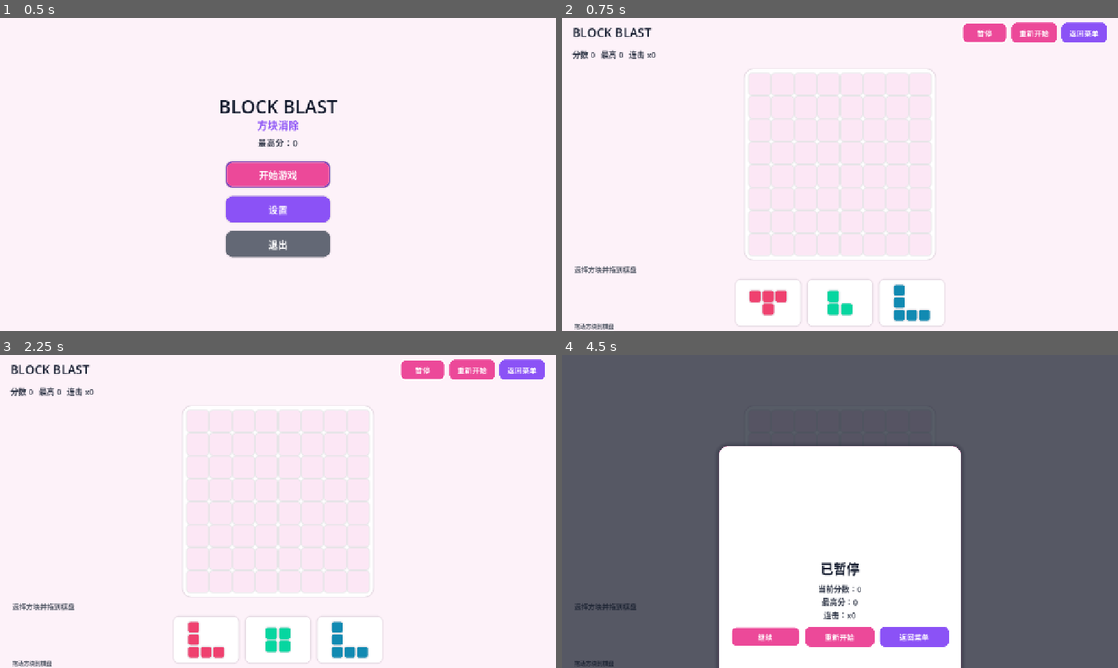
Above: before the commit, frames 1-4 (two rows, left to right).
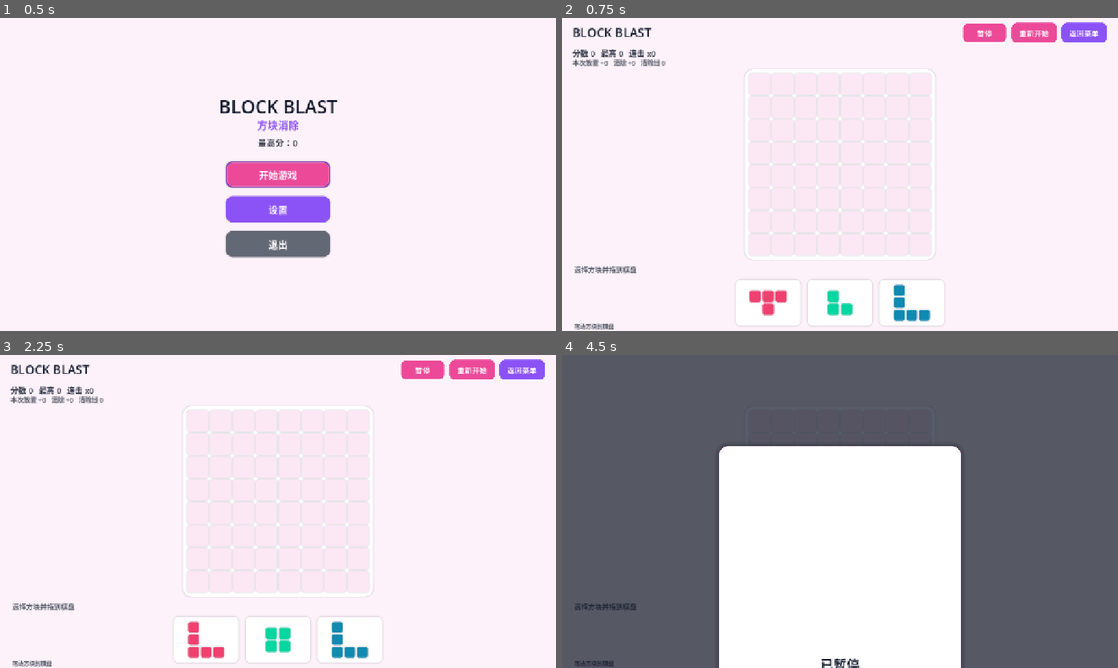
Above: after the commit, the same moments.

Repository: caiyipeng2/Block
Game: Godot game, scene res://scenes/main.tscn
Two runs of this game, one before a commit and one after it. Both use one fixed random seed, a clock stepped at 60 frames per second and the inputs below.
Inputs:
- Up to frame 1 (0.5 s): no input
- Up to frame 2 (0.75 s): click "开始游戏" at 0.5 s
- Up to frame 3 (2.25 s): click "重新开始" at 1.25 s; click "确定重新开始" at 2 s
- Up to frame 4 (4.5 s): click "重新开始" at 2.75 s; click "确定重新开始" at 3.5 s; click "暂停" at 4.25 s

Frame 1 is identical in both runs. In frame 2, 0.5% of the frame differs, in the area x 1-19%, y 10-16%; in frame 3, 0.5%; in frame 4, 3.0%, in the area x 30-70%, y 66-100%.

Commit message:
Fix placement scoring and show score breakdown

Diff:
--- a/scripts/main.gd
+++ b/scripts/main.gd
@@ -184,7 +184,13 @@
 		last_gain = int(result.get("gained", 0))
 		var cleared_lines := int(result["clear"]["rows"]) + int(result["clear"]["columns"])
 		_play_feedback("clear" if cleared_lines > 0 else "place")
-		status_text = "清除 %d 行/列   +%d 分   连击 x%d" % [cleared_lines, last_gain, int(result.get("combo", 0))]
+		status_text = "放置 +%d   清除 +%d   合计 +%d   清除 %d 行/列   连击 x%d" % [
+			int(result.get("placement_points", 0)),
+			int(result.get("clear_points", 0)),
+			last_gain,
+			cleared_lines,
+			int(result.get("combo", 0)),
+		]
 		if game.scoring.score > int(save_data.get("high_score", 0)):
 			new_record = true
 			_save_high_score()
@@ -562,7 +568,18 @@
 				mode = "paused" if paused else "playing"
 		var stats: Dictionary = {}
 		if game != null:
-			stats = {"score": game.scoring.score, "high_score": _display_high_score(), "combo": game.scoring.combo, "total_cleared_lines": game.total_cleared_lines, "round_index": game.round_index, "new_record": new_record, "input_locked": input_locked}
+			stats = {
+				"score": game.scoring.score,
+				"high_score": _display_high_score(),
+				"combo": game.scoring.combo,
+				"total_cleared_lines": game.total_cleared_lines,
+				"round_index": game.round_index,
+				"placement_points": game.last_placement_points,
+				"clear_points": game.last_clear_points,
+				"clear_lines": game.last_clear_lines,
+				"new_record": new_record,
+				"input_locked": input_locked,
+			}
 		gameplay_ui.set_mode(mode, stats)
 	var preview_button: Button = settings_controls.get_node("PreviewSoundButton")
 	preview_button.disabled = not bool(save_data.get("sound_enabled", false))
--- a/scripts/rules/game_state.gd
+++ b/scripts/rules/game_state.gd
@@ -15,6 +15,10 @@
 var total_cleared_cells: int = 0
 var total_moves: int = 0
 var generation_diagnostics: Dictionary = {}
+## Breakdown of the most recent legal placement. Invalid moves do not overwrite it.
+var last_placement_points: int = 0
+var last_clear_points: int = 0
+var last_clear_lines: int = 0
 
 func _init(initial_seed: int = 0, board_size: int = 8, config: GameRulesConfig = null) -> void:
 	rules_config = config if config != null else GameRulesConfig.new()
@@ -39,17 +43,23 @@
 
 func place_piece(piece_index: int, origin: Vector2i, color_id: int = 0) -> Dictionary:
 	if status != Status.PLAYING or piece_index < 0 or piece_index >= remaining_pieces.size():
-		return {"ok": false, "reason": "unavailable"}
+		return _invalid_move_result("unavailable")
 	var piece := remaining_pieces[piece_index]
 	if not board.can_place(piece, origin):
-		return {"ok": false, "reason": "illegal"}
+		return _invalid_move_result("illegal")
 	var placed_cells: Array[Vector2i] = []
 	for local_cell in piece.cells:
 		placed_cells.append(origin + local_cell)
 	board.place(piece, origin, color_id)
 	var clear_result := board.clear_full_lines()
 	var cleared_lines: int = clear_result["rows"] + clear_result["columns"]
-	var gained: int = scoring.apply_clear(clear_result["cells"].size(), cleared_lines)
+	var scoring_result := scoring.apply_move(placed_cells.size(), clear_result["cells"].size(), cleared_lines)
+	var placement_points: int = scoring_result["placement_points"]
+	var clear_points: int = scoring_result["clear_points"]
+	var gained: int = scoring_result["gained"]
+	last_placement_points = placement_points
+	last_clear_points = clear_points
+	last_clear_lines = cleared_lines
 	total_cleared_lines += cleared_lines
 	total_placed_cells += placed_cells.size()
 	total_cleared_cells += clear_result["cells"].size()
@@ -68,9 +78,14 @@
 	return {
 		"ok": true,
 		"clear": clear_result,
+		"placement_points": placement_points,
+		"clear_points": clear_points,
+		"last_placement_points": last_placement_points,
+		"last_clear_points": last_clear_points,
+		"last_clear_lines": last_clear_lines,
 		"gained": gained,
-		"score": scoring.score,
-		"combo": scoring.combo,
+		"score": scoring_result["score"],
+		"combo": scoring_result["combo"],
 		"round_index": round_index,
 		"total_cleared_lines": total_cleared_lines,
 		"total_placed_cells": total_placed_cells,
@@ -83,5 +98,19 @@
 		"status": status
 	}
 
+func _invalid_move_result(reason: String) -> Dictionary:
+	return {
+		"ok": false,
+		"reason": reason,
+		"placement_points": 0,
+		"clear_points": 0,
+		"last_placement_points": last_placement_points,
+		"last_clear_points": last_clear_points,
+		"last_clear_lines": last_clear_lines,
+		"gained": 0,
+		"score": scoring.score if scoring != null else 0,
+		"combo": scoring.combo if scoring != null else 0,
+	}
+
 func is_game_over() -> bool:
 	return status == Status.GAME_OVER
--- a/scripts/rules/scoring.gd
+++ b/scripts/rules/scoring.gd
@@ -17,14 +17,36 @@
 	var multiplier := 1.0 + multiline_bonus_step * float(line_count - 1)
 	return int(round(float(cleared_cell_count * base_points_per_cell) * multiplier))
 
+func score_placement(placed_cell_count: int) -> int:
+	## Points awarded for placing cells, before line clearing.
+	if placed_cell_count <= 0:
+		return 0
+	return placed_cell_count * base_points_per_cell
+
 func register_move(cleared_line: bool) -> void:
 	if cleared_line:
 		combo += 1
 	else:
 		combo = 0
 
-func apply_clear(cleared_cell_count: int, line_count: int) -> int:
+func apply_move(placed_cell_count: int, cleared_cell_count: int, line_count: int) -> Dictionary:
+	## Apply one legal move and expose placement/clear points separately.
+	## Every legal placement earns points for its cells. Clearing earns an
+	## additional amount, with the multiline multiplier applied only to that
+	## clear portion. A legal move without a clear resets combo to zero.
 	register_move(line_count > 0)
-	var gained := score_clear(cleared_cell_count, line_count)
+	var placement_points := score_placement(placed_cell_count)
+	var clear_points := score_clear(cleared_cell_count, line_count)
+	var gained := placement_points + clear_points
 	score += gained
-	return gained
+	return {
+		"placement_points": placement_points,
+		"clear_points": clear_points,
+		"gained": gained,
+		"score": score,
+		"combo": combo,
+	}
+
+func apply_clear(cleared_cell_count: int, line_count: int, placed_cell_count: int = 0) -> int:
+	## Legacy wrapper retained for callers using the old clear-only API.
+	return int(apply_move(placed_cell_count, cleared_cell_count, line_count)["gained"])
--- a/scripts/ui/gameplay_controls.gd
+++ b/scripts/ui/gameplay_controls.gd
@@ -32,6 +32,7 @@
 var _playing_root: Control
 var _title_label: Label
 var _stats_label: Label
+var _detail_label: Label
 var _playing_buttons: HBoxContainer
 var _pause_button: Button
 var _playing_restart_button: Button
@@ -72,7 +73,8 @@
 
 ## Switch the presentation state and refresh all statistic labels.
 ## `stats` accepts score, high_score, combo, total_cleared_lines,
-## round_index, new_record, and input_locked.
+## round_index, placement_points, clear_points, clear_lines, new_record,
+## and input_locked.
 func set_mode(mode: String, stats: Dictionary = {}) -> void:
 	var next_mode := mode if mode in [MODE_HIDDEN, MODE_PLAYING, MODE_PAUSED, MODE_GAME_OVER] else MODE_HIDDEN
 	var mode_changed := next_mode != _mode
@@ -115,6 +117,13 @@
 	_stats_label.vertical_alignment = VERTICAL_ALIGNMENT_CENTER
 	_stats_label.add_theme_font_size_override("font_size", 18)
 	_playing_root.add_child(_stats_label)
+
+	_detail_label = Label.new()
+	_detail_label.name = "MoveDetail"
+	_detail_label.clip_text = true
+	_detail_label.vertical_alignment = VERTICAL_ALIGNMENT_CENTER
+	_detail_label.add_theme_font_size_override("font_size", 15)
+	_playing_root.add_child(_detail_label)
 
 	_playing_buttons = HBoxContainer.new()
 	_playing_buttons.name = "Actions"
@@ -208,6 +217,7 @@
 		return
 	_title_label.add_theme_color_override("font_color", _text)
 	_stats_label.add_theme_color_override("font_color", _text.lightened(0.12))
+	_detail_label.add_theme_color_override("font_color", _text.lightened(0.28))
 	_overlay_title.add_theme_color_override("font_color", _text)
 	_overlay_stats.add_theme_color_override("font_color", _text.lightened(0.12))
 	_new_record_label.add_theme_color_override("font_color", _primary.darkened(0.08))
@@ -299,13 +309,17 @@
 	var combo := int(_stats.get("combo", 0))
 	var total_cleared := int(_stats.get("total_cleared_lines", 0))
 	var round_index := int(_stats.get("round_index", 0))
+	var placement_points := int(_stats.get("placement_points", 0))
+	var clear_points := int(_stats.get("clear_points", 0))
+	var clear_lines := int(_stats.get("clear_lines", 0))
 	_stats_label.text = "分数 %d   最高 %d   连击 x%d" % [score, high_score, combo]
+	_detail_label.text = "本次放置 +%d   清除 +%d   清除线 %d" % [placement_points, clear_points, clear_lines]
 	_overlay_title.text = "已暂停" if _mode == MODE_PAUSED else "游戏结束"
 	if _mode == MODE_PAUSED:
-		_overlay_stats.text = "当前分数：%d\n最高分：%d\n连击：x%d" % [score, high_score, combo]
+		_overlay_stats.text = "当前分数：%d\n最高分：%d\n连击：x%d\n最近：放置 +%d · 清除 +%d · 线 %d" % [score, high_score, combo, placement_points, clear_points, clear_lines]
 		_new_record_label.text = ""
 	else:
-		_overlay_stats.text = "本局得分：%d\n最高分：%d\n总消线：%d\n回合：%d" % [score, high_score, total_cleared, round_index + 1]
+		_overlay_stats.text = "本局得分：%d\n最高分：%d\n总消线：%d\n回合：%d\n最近：放置 +%d · 清除 +%d · 线 %d" % [score, high_score, total_cleared, round_index + 1, placement_points, clear_points, clear_lines]
 		_new_record_label.text = "新纪录！" if bool(_stats.get("new_record", false)) else "继续挑战更高分"
 
 func _layout_controls() -> void:
@@ -327,14 +341,18 @@
 	_playing_buttons.position = Vector2(maxf(24.0, size.x - 360.0), 10.0)
 	_playing_buttons.size = Vector2(minf(336.0, maxf(size.x - 48.0, 240.0)), MIN_BUTTON_HEIGHT)
 	_stats_label.position = Vector2(24.0, 68.0)
-	_stats_label.size = Vector2(maxf(size.x - 48.0, 1.0), 34.0)
+	_stats_label.size = Vector2(maxf(size.x - 48.0, 1.0), 25.0)
+	_detail_label.position = Vector2(24.0, 91.0)
+	_detail_label.size = Vector2(maxf(size.x - 48.0, 1.0), 22.0)
 
 func _layout_narrow_playing() -> void:
 	_title_label.position = Vector2(20.0, 8.0)
 	_title_label.size = Vector2(maxf(size.x - 40.0, 1.0), 34.0)
 	_stats_label.position = Vector2(20.0, 45.0)
-	_stats_label.size = Vector2(maxf(size.x - 40.0, 1.0), 34.0)
-	_playing_buttons.position = Vector2(20.0, 92.0)
+	_stats_label.size = Vector2(maxf(size.x - 40.0, 1.0), 28.0)
+	_detail_label.position = Vector2(20.0, 73.0)
+	_detail_label.size = Vector2(maxf(size.x - 40.0, 1.0), 28.0)
+	_playing_buttons.position = Vector2(20.0, 112.0)
 	_playing_buttons.size = Vector2(maxf(size.x - 40.0, 1.0), MIN_BUTTON_HEIGHT)
 
 func _layout_overlay() -> void:
--- a/tests/run_rules_tests.gd
+++ b/tests/run_rules_tests.gd
@@ -36,6 +36,7 @@
 	_assert_equal(cross_result["cells"].size(), 15, "行列交叉格只清一次")
 
 	var scoring := Scoring.new()
+	_assert_equal(scoring.score_placement(3), 30, "三格落子计分")
 	_assert_equal(scoring.score_clear(8, 1), 80, "单线计分")
 	_assert_equal(scoring.score_clear(15, 2), 225, "双线倍率计分")
 	scoring.register_move(true)
@@ -53,11 +54,48 @@
 	var clear_move := clearing_state.place_piece(0, Vector2i(5, 0), 2)
 	_assert_true(bool(clear_move["ok"]), "可完成一整行的落子有效")
 	_assert_equal(clear_move["clear"]["rows"], 1, "GameState 结算整行")
-	_assert_equal(clear_move.get("gained", -1), 80, "GameState 返回本次得分")
-	_assert_equal(clear_move["score"], 80, "GameState 更新总分")
+	_assert_equal(clear_move.get("placement_points", -1), 30, "GameState 返回落子分")
+	_assert_equal(clear_move.get("clear_points", -1), 80, "GameState 返回清除分")
+	_assert_equal(clear_move.get("last_placement_points", -1), 30, "GameState 保存最近落子分")
+	_assert_equal(clear_move.get("last_clear_points", -1), 80, "GameState 保存最近清除分")
+	_assert_equal(clear_move.get("last_clear_lines", -1), 1, "GameState 保存最近清除行数")
+	_assert_equal(clear_move.get("gained", -1), 110, "GameState 返回本次总得分")
+	_assert_equal(clear_move["score"], 110, "GameState 更新总分")
 	_assert_equal(clear_move["combo"], 1, "GameState 更新连击")
 	_assert_equal(clear_move.get("total_cleared_lines", -1), 1, "GameState 累计清除行数")
 	_assert_equal(clearing_state.total_cleared_lines, 1, "GameState 保存累计清除行数")
+
+	var placement_state := GameState.new(8)
+	placement_state.board.set_cell(7, 7, 1)
+	var placement_piece := PieceData.new(Vector2i.ZERO, [Vector2i(0, 0), Vector2i(1, 0), Vector2i(2, 0)])
+	placement_state.remaining_pieces = [placement_piece]
+	var placement_move := placement_state.place_piece(0, Vector2i(0, 0), 1)
+	_assert_true(bool(placement_move["ok"]), "无消除的合法落子有效")
+	_assert_equal(placement_move.get("placement_points", -1), 30, "无消除落子仍获得放置分")
+	_assert_equal(placement_move.get("clear_points", -1), 0, "无消除落子清除分为零")
+	_assert_equal(placement_move.get("last_placement_points", -1), 30, "无消除保存最近落子分")
+	_assert_equal(placement_move.get("last_clear_points", -1), 0, "无消除保存最近清除分")
+	_assert_equal(placement_move.get("last_clear_lines", -1), 0, "无消除保存最近清除行数")
+	_assert_equal(placement_move.get("gained", -1), 30, "无消除落子总分")
+	_assert_equal(placement_move.get("combo", -1), 0, "无清线有效落子连击归零")
+
+	var invalid_state := GameState.new(9)
+	invalid_state.remaining_pieces = [placement_piece]
+	var invalid_move := invalid_state.place_piece(0, Vector2i(7, 7), 1)
+	_assert_true(not bool(invalid_move["ok"]), "越界落子无效")
+	_assert_equal(invalid_move.get("placement_points", -1), 0, "无效落子不获得放置分")
+	_assert_equal(invalid_move.get("clear_points", -1), 0, "无效落子不获得清除分")
+	_assert_equal(invalid_move.get("last_placement_points", -1), 0, "初始最近落子分为零")
+	_assert_equal(invalid_move.get("last_clear_points", -1), 0, "初始最近清除分为零")
+	_assert_equal(invalid_move.get("last_clear_lines", -1), 0, "初始最近清除行数为零")
+	_assert_equal(invalid_move.get("gained", -1), 0, "无效落子不增加总分")
+	_assert_equal(invalid_move.get("score", -1), 0, "无效落子不改变总分")
+
+	var invalid_after_valid := placement_state.place_piece(999, Vector2i.ZERO, 1)
+	_assert_true(not bool(invalid_after_valid["ok"]), "合法落子后的越界索引无效")
+	_assert_equal(invalid_after_valid.get("last_placement_points", -1), 30, "无效落子保持最近落子分")
+	_assert_equal(invalid_after_valid.get("last_clear_points", -1), 0, "无效落子保持最近清除分")
+	_assert_equal(invalid_after_valid.get("last_clear_lines", -1), 0, "无效落子保持最近清除行数")
 
 	var generator := RoundGenerator.new(1234)
 	var round := generator.generate_solvable_round(BoardRules.new(8))
Not shown, added: scripts/ui/gameplay_controls.gd.uid
Not shown, changed: README.md
Not shown, changed: docs/Block-Blast-Godot-剩余逻辑开发.md
Not shown, changed: docs/Block-Blast-Godot-需求文档.md
Not shown, changed: docs/Block-Blast-Godot-验收记录.md
